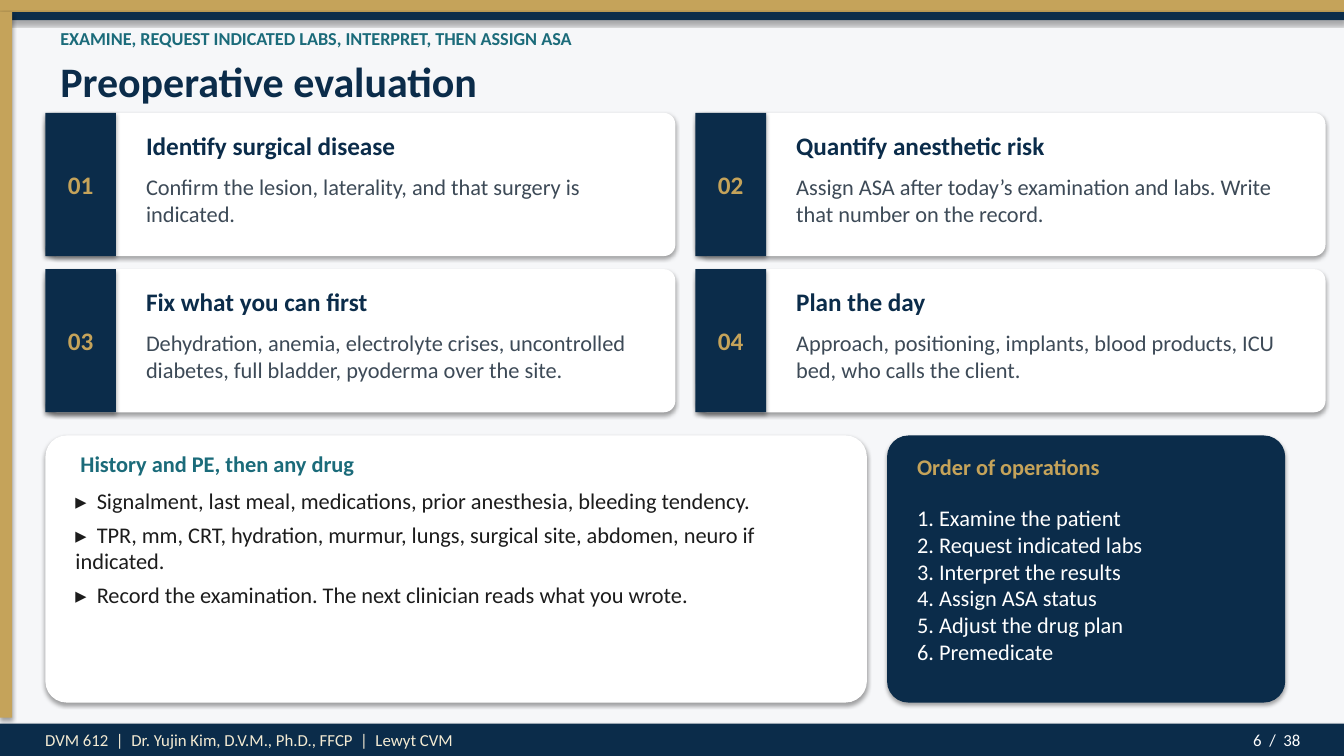
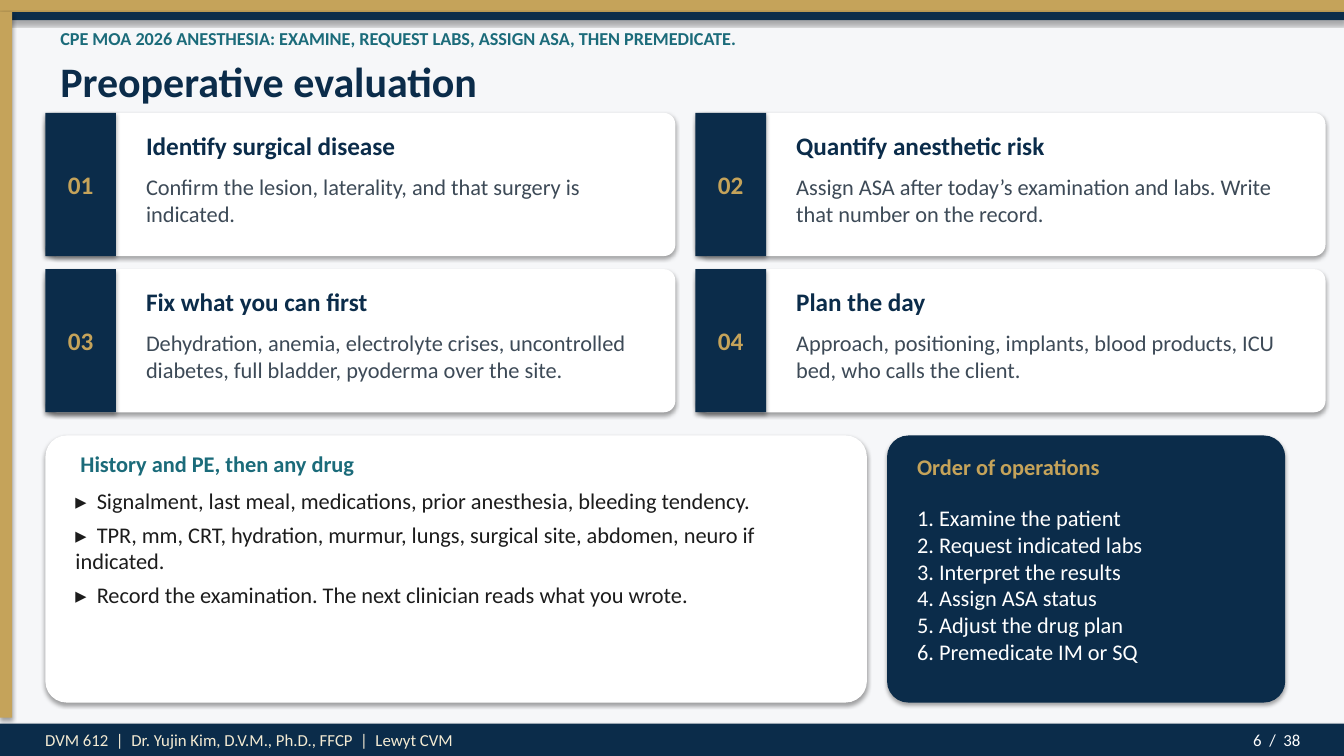
Before and after one commit to drkimvet/happycare, a slide deck: slide 6 of lectures/DVM-612_Week4_Preop_PatientPrep_Postop.pptx. Drawn at 1344x756 pixels with LibreOffice and Linux fonts; fonts in the diff are those of the drawing. Boxes give left, top, right and bottom in pixels: in the first picture for what was removed or moved away, otherwise in the second. Text is boxed around its words. In the diff, an @@ line names an element or a change of style, - is before the commit and + after.

```diff
--- a/lectures/DVM-612_Week4_Preop_PatientPrep_Postop.pptx
+++ b/lectures/DVM-612_Week4_Preop_PatientPrep_Postop.pptx
@@ text at [60,32,736,48]: text changed @@
-EXAMINE, REQUEST INDICATED LABS, INTERPRET, THEN ASSIGN ASA
+CPE MOA 2026 ANESTHESIA: EXAMINE, REQUEST LABS, ASSIGN ASA, THEN PREMEDICATE.
@@ text at [917,510,1142,663]: text changed @@
-1. Examine the patient
-2. Request indicated labs
-3. Interpret the results
-4. Assign ASA status
-5. Adjust the drug plan
-6. Premedicate
+1. Examine the patient
+2. Request indicated labs
+3. Interpret the results
+4. Assign ASA status
+5. Adjust the drug plan
+6. Premedicate IM or SQ
```
Also in this commit, not shown: 15 other slides changed, 2 other files.
